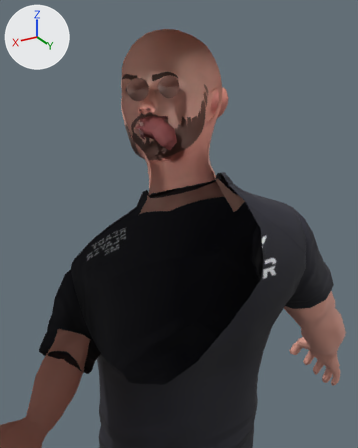
The glTF model Assets/Resources/Avatars/63a475a7afcacdfbcaf0123f.glb, before and after one commit.
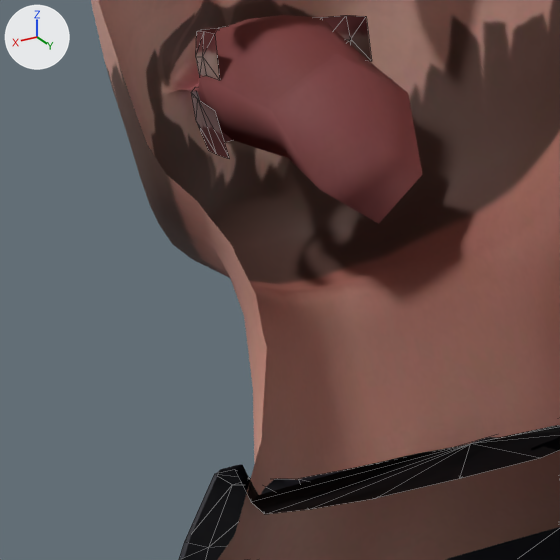
Each version appears first from a 50 mm camera at (0.405, 0.669, 1.846) aimed at (-0.004, -0.014, 1.504), and next in a close-up on the part from 30% to 56% of the width and 25% to 46% of the height. The axes (+X, +Y, +Z) are drawn at upper left. The lights are the same throughout. The close-ups show mesh edges as thin lines. Everything nearer to the camera than a plane just in front of the edit is cut away. Vertices at the same position are counted once.

Objects in the first close-up: 'Wolf3D_Head', 'Wolf3D_Outfit_Top', 'Wolf3D_Teeth'.
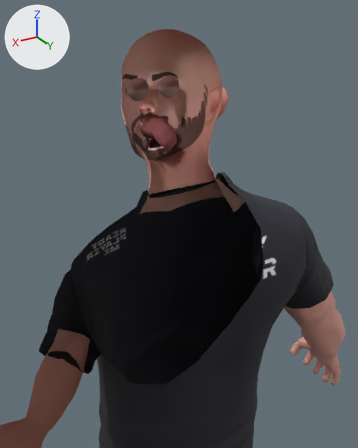
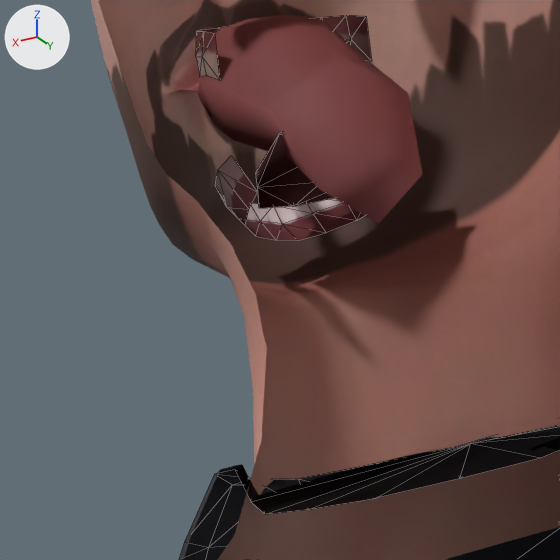
The newer file adds a shape key; the second version is drawn at full value of the shape key 'jawOpen' of 'Wolf3D_Teeth', and the change is written as the vertex moves it makes.

Location of each change, (x1, y1, x2, y2) in pixels of the close-ups (560 x 560 px; the box of a moved part takes in the faces that stretch with it):
'Wolf3D_Teeth', reshaped: before (191, 15, 372, 159); after (196, 15, 372, 241)
part 1 of me_wolf3d_teeth, moved or reshaped: before (191, 91, 232, 159); after (215, 156, 365, 241)
part 2 of me_wolf3d_teeth, moved or reshaped (not visible before): after (255, 132, 333, 208)

The change in detail:
me_wolf3d_teeth has 77 vertices, 100 faces and spans x -0.0283..0.0283, y -0.1193..-0.0517, z 1.641..1.6776.
me_wolf3d_teeth is used by ob_wolf3d_teeth; location (0.0, 0.0, 0.0).
me_wolf3d_teeth part 1: the loose piece of 29 vertices spanning x -0.0283..0.0283, y -0.1171..-0.0762, z 1.641..1.6585 is turned 37.8 degrees about the x axis through its middle, then moved by (0.0, 0.0177, -0.0196).
me_wolf3d_teeth part 2: the loose piece of 17 vertices spanning x -0.0205..0.0205, y -0.1032..-0.0517, z 1.6534..1.6656 is turned 37.8 degrees about the x axis through its middle, then moved by (0.0, 0.0091, -0.0154).
